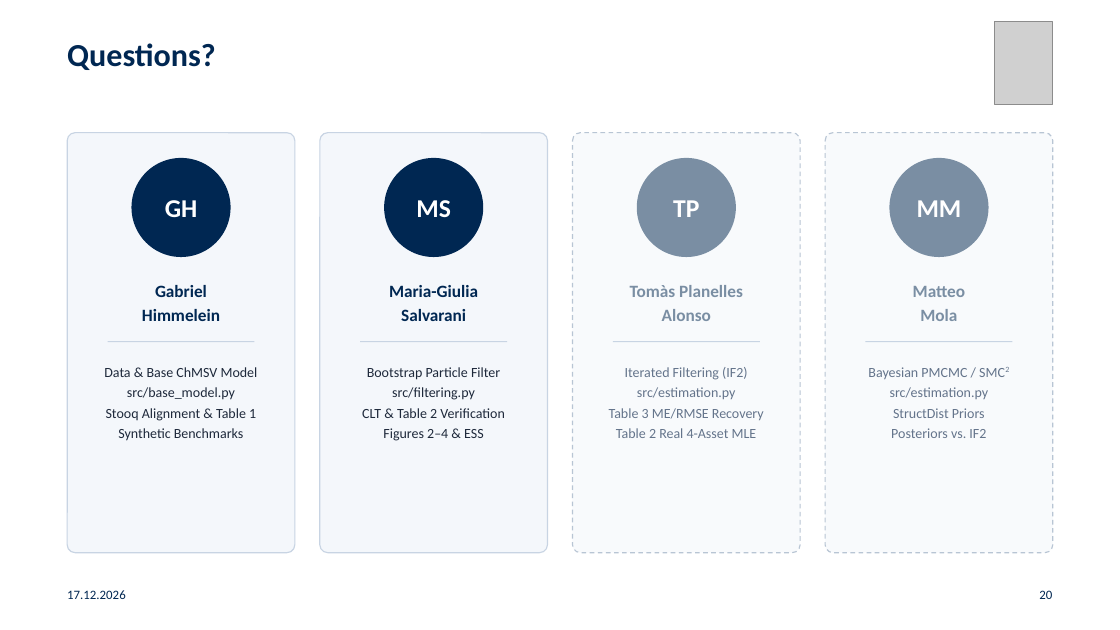
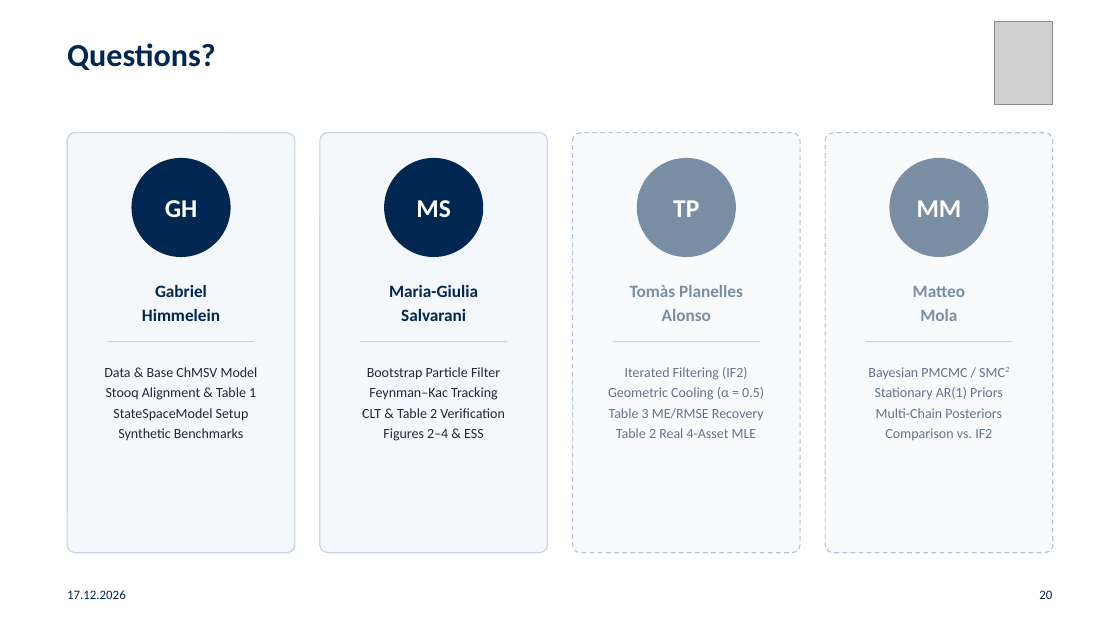
Before and after one commit to gabegagster/smc-stochastic-volatility, a slide deck: slide 20 of presentation/smc_chmsv_ensae_presentation.pptx. Drawn at 1120x630 pixels with LibreOffice and Linux fonts; fonts in the diff are those of the drawing; grey boxes stand for pictures. Boxes give left, top, right and bottom in pixels: in the first picture for what was removed or moved away, otherwise in the second. Text is boxed around its words. In the diff, an @@ line names an element or a change of style, - is before the commit and + after.

```diff
--- a/presentation/smc_chmsv_ensae_presentation.pptx
+++ b/presentation/smc_chmsv_ensae_presentation.pptx
@@ text at box(127, 387, 235, 400): paragraph removed @@
-src/base_model.py
@@ text at box(369, 387, 498, 400): text changed @@
-src/filtering.py
+Feynman–Kac Tracking
@@ text at box(608, 387, 764, 400): text changed @@
-src/estimation.py
+Geometric Cooling (α = 0.5)
@@ text at box(875, 387, 1003, 440): text changed @@
-src/estimation.py
-StructDist Priors
-Posteriors vs. IF2
+Stationary AR(1) Priors
+Multi-Chain Posteriors
+Comparison vs. IF2
@@ text at box(113, 408, 249, 421): paragraph added @@
+StateSpaceModel Setup
```
Also in this commit, not shown: 12 other slides changed, 11 other files.
